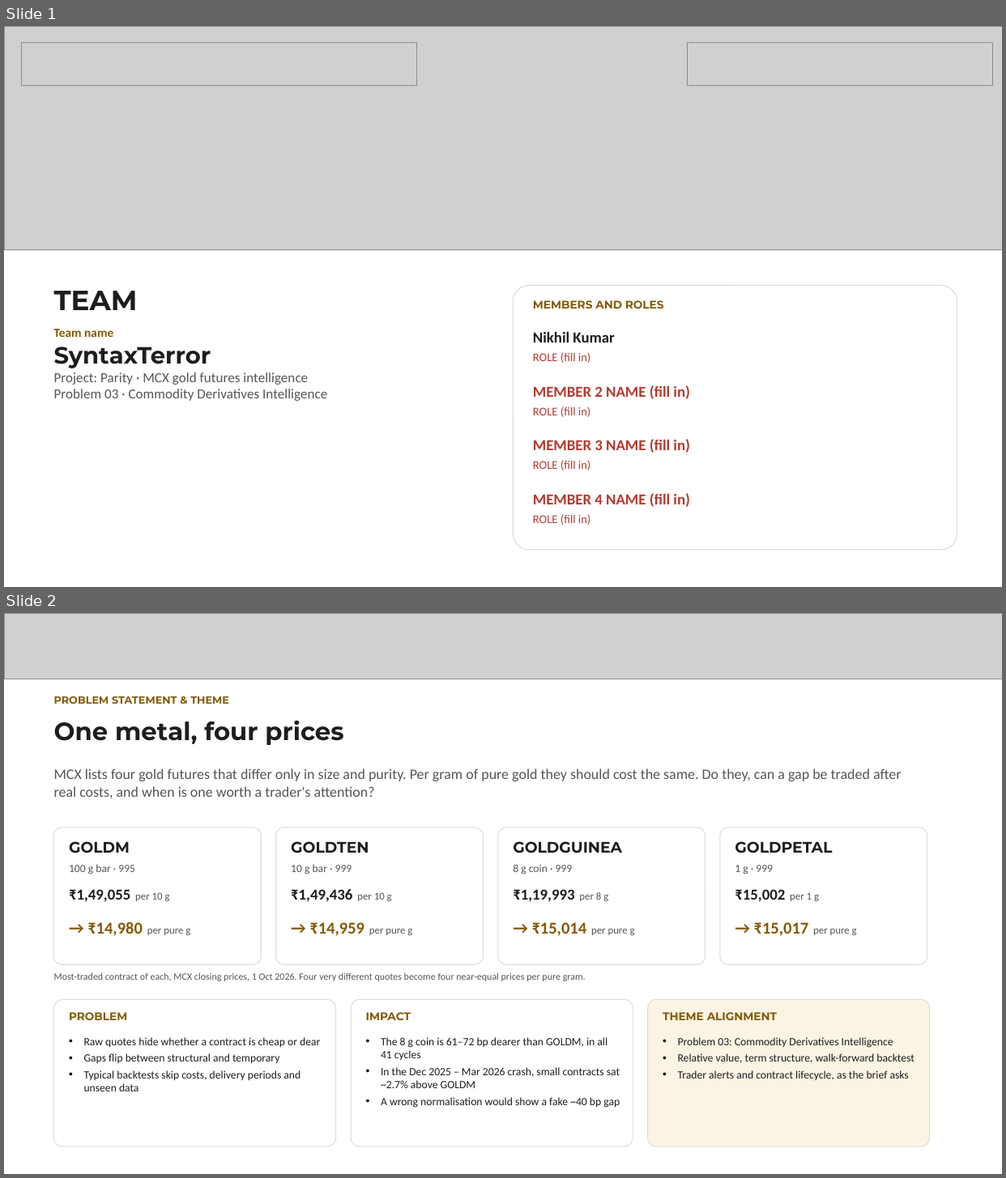
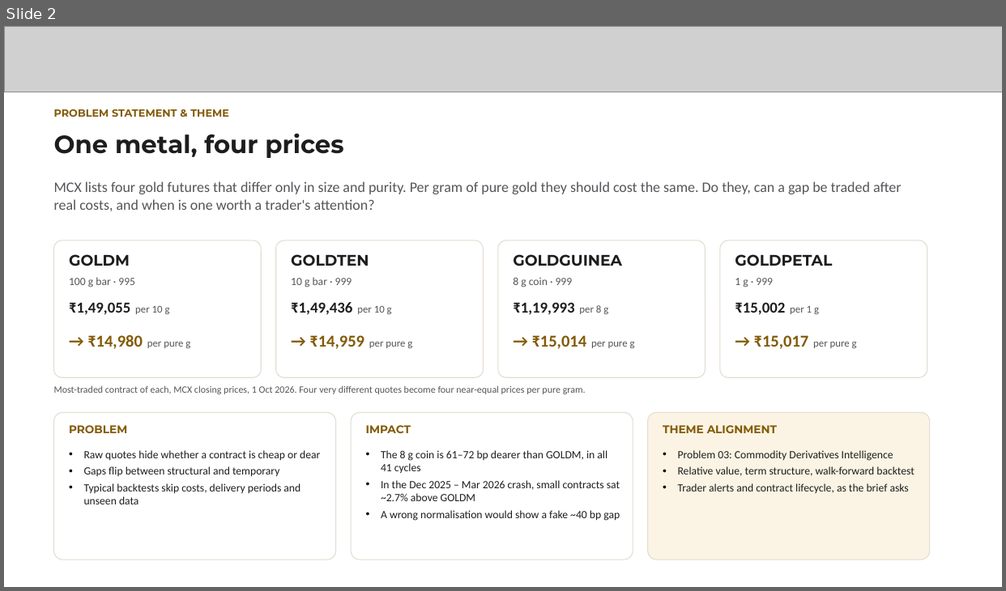
Before and after one commit to nikhilkumar-dev0310/HACKINHILLS-SYNTAXTERROR-TAN-, a slide deck: commodity/presentation/round1/Parity_SyntaxTerror_Round1.pptx. Shown one above the other, each under a label of ours: slides 1 and 2 before the commit, slide 2 after it. The pictures are 1006x1178 and 1006x591 pixels, drawn with LibreOffice and Linux fonts; fonts in the diff are those of the drawing; grey boxes stand for pictures. Boxes give left, top, right and bottom in pixels: in the first picture for what was removed or moved away, otherwise in the second. Text is boxed around its words. In the diff, an @@ line names an element or a change of style, - is before the commit and + after.

```diff
--- a/commodity/presentation/round1/Parity_SyntaxTerror_Round1.pptx
+++ b/commodity/presentation/round1/Parity_SyntaxTerror_Round1.pptx
@@ slide 1 removed at box(4, 26, 1002, 587), background #FFFFFF @@
@@ picture removed at box(4, 26, 1002, 250) @@
@@ picture removed at box(22, 42, 416, 85) @@
@@ picture removed at box(687, 42, 992, 85) @@
@@ text removed at box(54, 291, 138, 310) @@
-TEAM
@@ rounded rectangle removed at box(513, 285, 957, 550) @@
@@ text removed at box(533, 301, 664, 309) @@
-MEMBERS AND ROLES
@@ text removed at box(54, 329, 327, 401) @@
-Team name
-SyntaxTerror
-Project: Parity · MCX gold futures intelligence
-Problem 03 · Commodity Derivatives Intelligence
@@ text removed at box(533, 331, 614, 343) @@
-Nikhil Kumar
@@ text removed at box(533, 352, 590, 363) @@
-ROLE (fill in)
@@ text removed at box(533, 386, 690, 399) @@
-MEMBER 2 NAME (fill in)
@@ text removed at box(533, 407, 590, 417) @@
-ROLE (fill in)
@@ text removed at box(533, 439, 690, 453) @@
-MEMBER 3 NAME (fill in)
@@ text removed at box(533, 460, 590, 471) @@
-ROLE (fill in)
@@ text removed at box(533, 493, 690, 507) @@
-MEMBER 4 NAME (fill in)
@@ text removed at box(533, 514, 590, 525) @@
-ROLE (fill in)
```
Also in this commit, not shown: 1 slide added, 4 other files.
